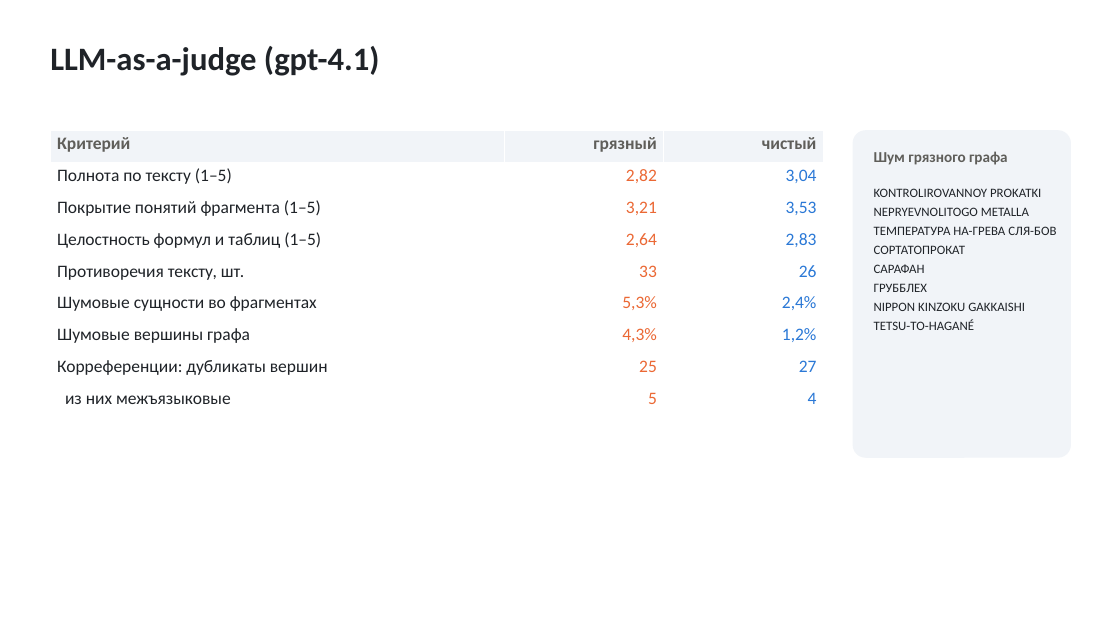
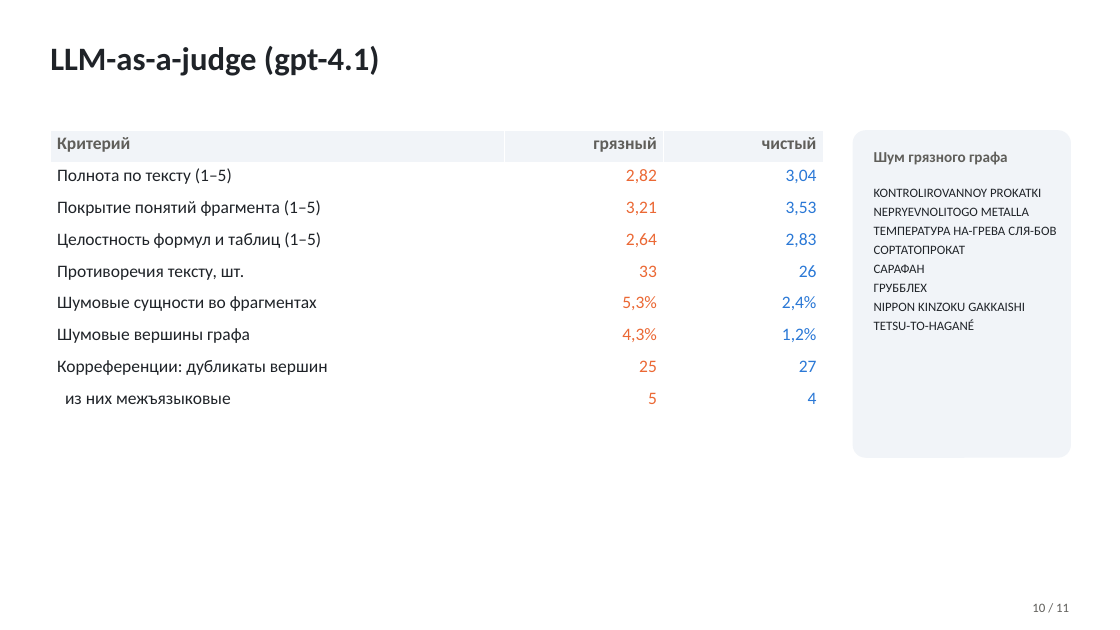
Before and after one commit to TeaDove/mam-26-1, a slide deck: slide 10 of 1-graph/lab-2/results/presentation.pptx. Drawn at 1120x630 pixels with LibreOffice and Linux fonts; fonts in the diff are those of the drawing. Boxes give left, top, right and bottom in pixels: in the first picture for what was removed or moved away, otherwise in the second. Text is boxed around its words. In the diff, an @@ line names an element or a change of style, - is before the commit and + after.

```diff
--- a/1-graph/lab-2/results/presentation.pptx
+++ b/1-graph/lab-2/results/presentation.pptx
@@ text added at bbox=[1032, 603, 1069, 612], 11 pt, text #5F5E5A @@
+10 / 11
```
Also in this commit, not shown: 10 other slides changed, 1 other file.
